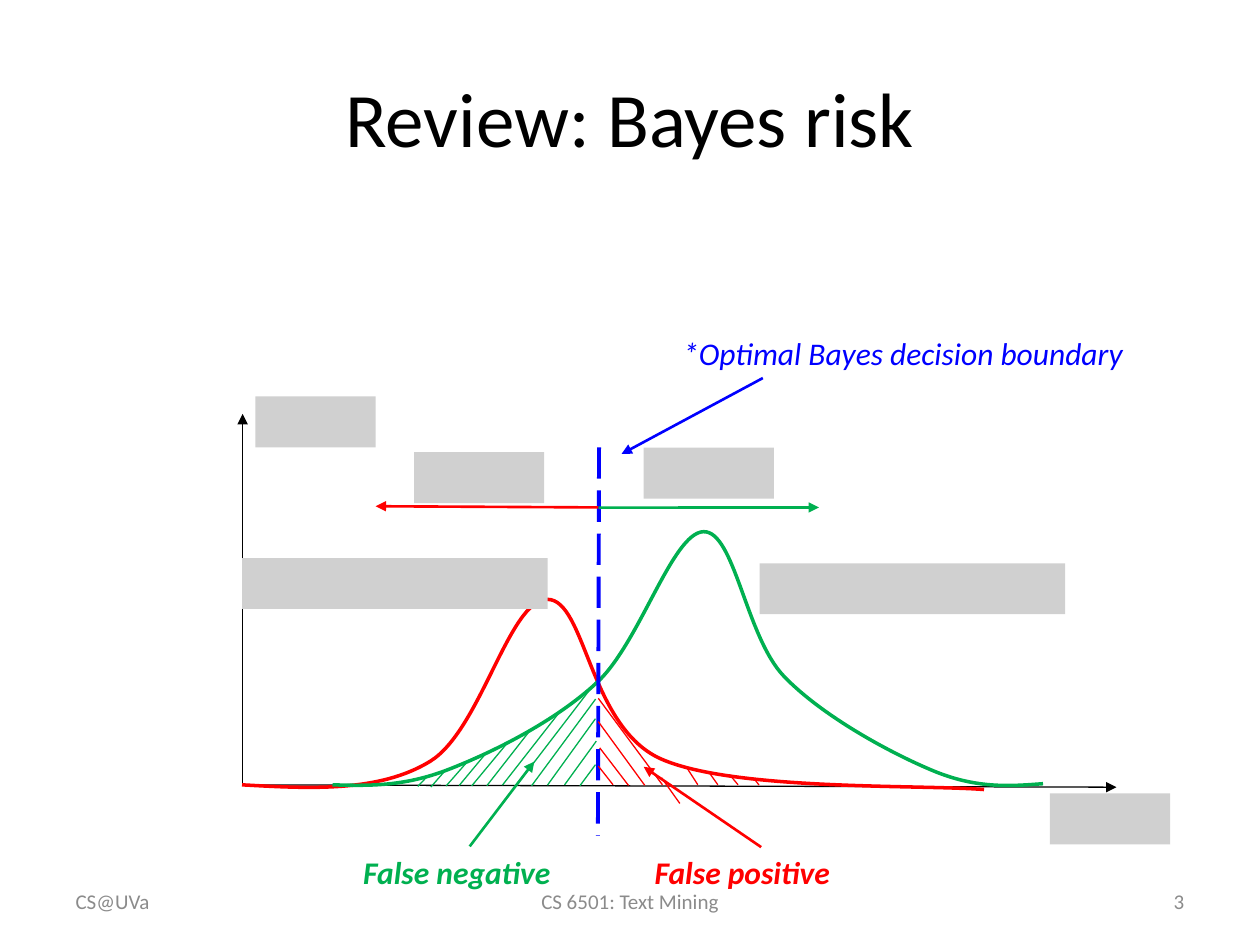
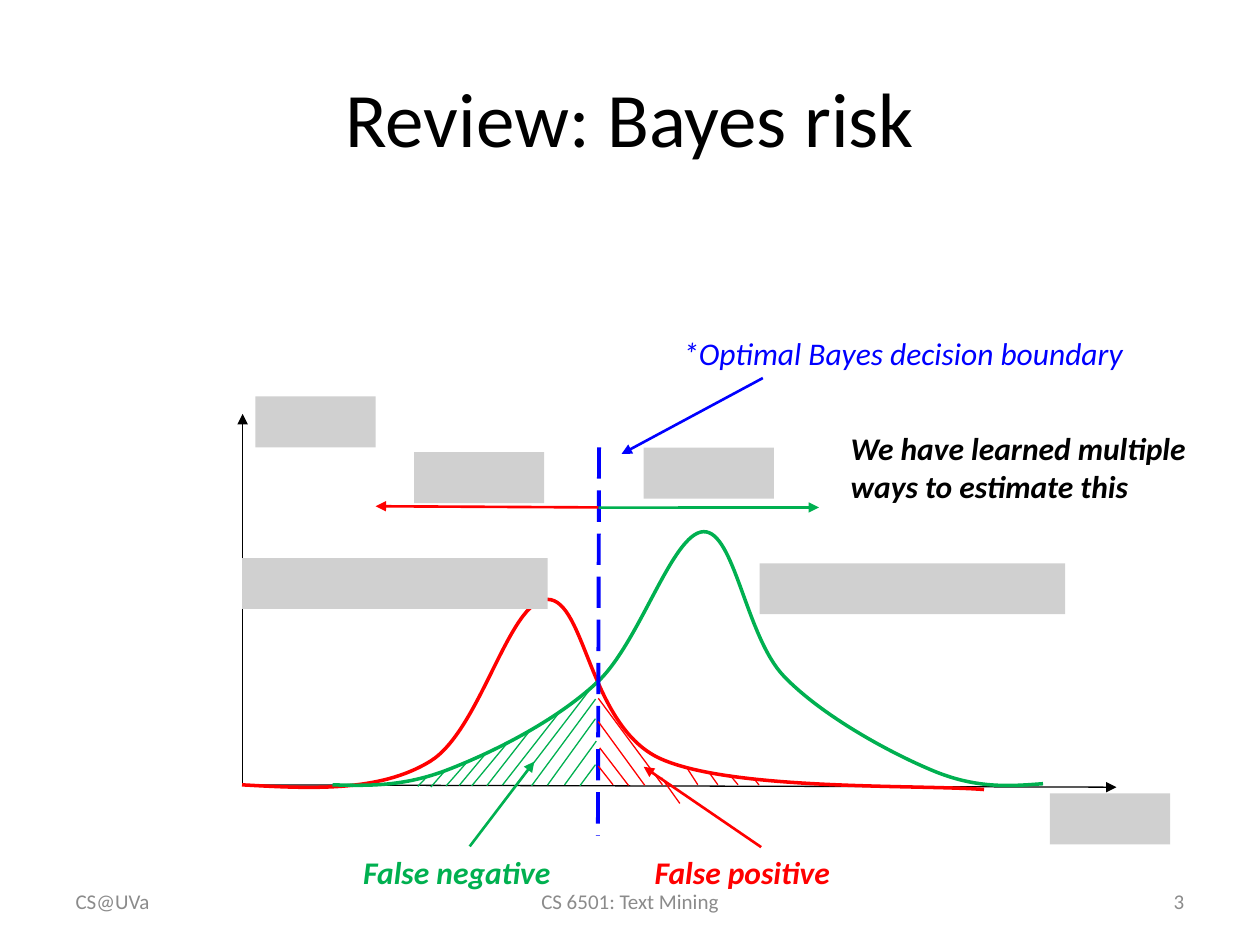
Before and after one commit to wang296/CS6501-Text-Mining, a slide deck: slide 3 of docs/Logistic Regression.pptx. Drawn at 1260x945 pixels with LibreOffice and Linux fonts; fonts in the diff are those of the drawing; grey boxes stand for pictures. Boxes give left, top, right and bottom in pixels: in the first picture for what was removed or moved away, otherwise in the second. Text is boxed around its words. In the diff, an @@ line names an element or a change of style, - is before the commit and + after.

```diff
--- a/docs/Logistic Regression.pptx
+++ b/docs/Logistic Regression.pptx
@@ text added at bbox=[851, 438, 1186, 503], 18 pt, text #000000, bold, italic @@
+We have learned multiple ways to estimate this
```
Also in this commit, not shown: 6 other slides changed, 10 slides added, 5 other files.
